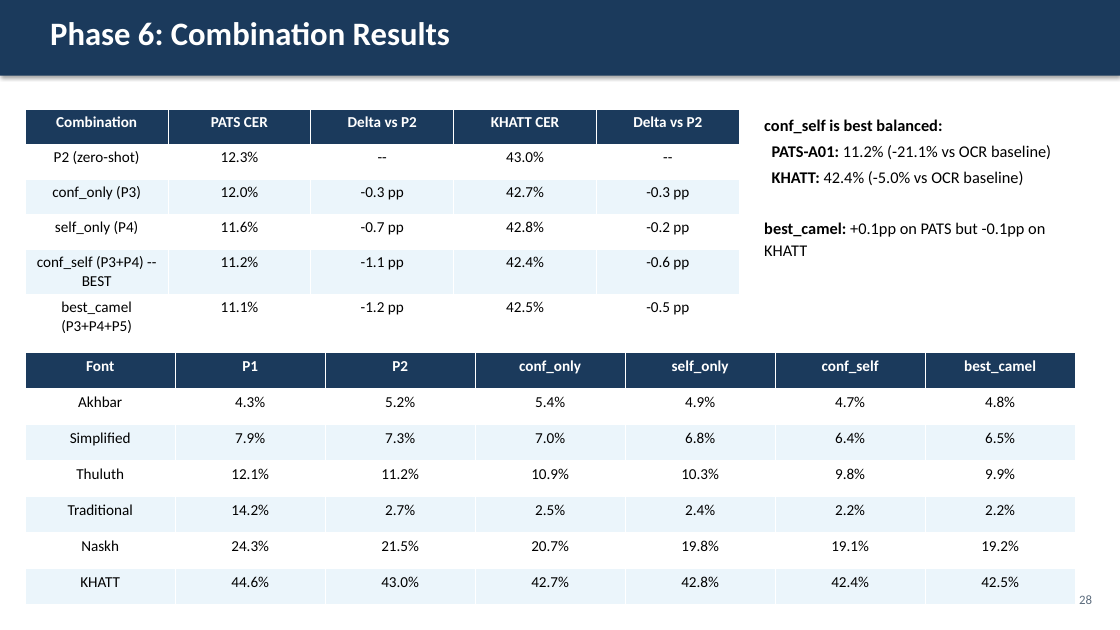
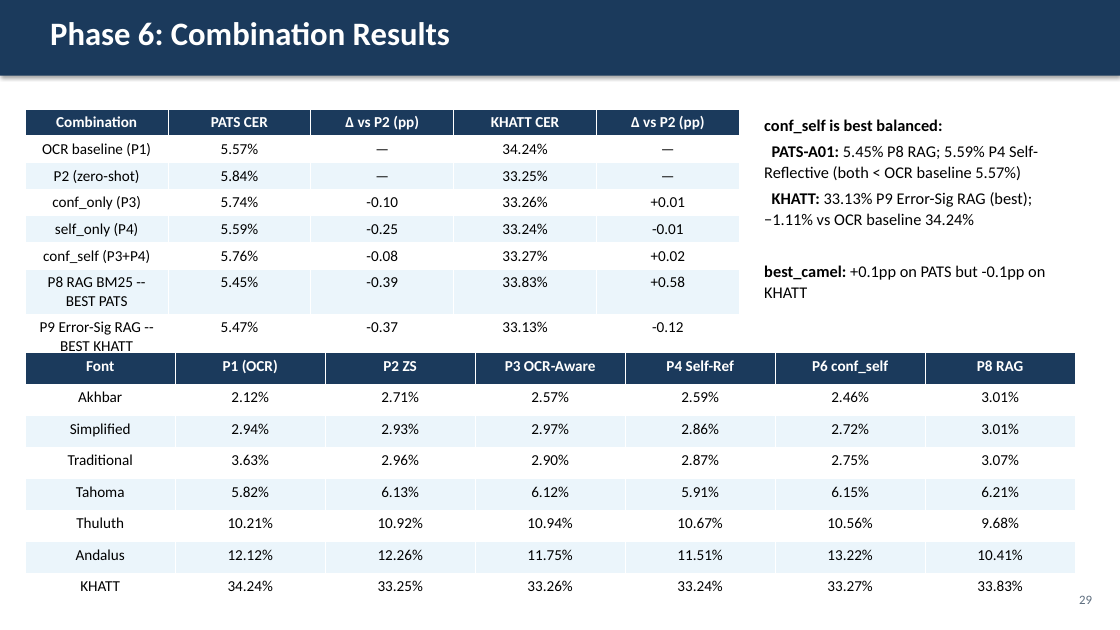
Before and after one commit to Mohamedsabry109/Arabic-Post-OCR-Correction, a slide deck: slide 29 of publication/thesis/defense_presentation.pptx (slide 28 before the commit). Drawn at 1120x630 pixels with LibreOffice and Linux fonts; fonts in the diff are those of the drawing. Boxes give left, top, right and bottom in pixels: in the first picture for what was removed or moved away, otherwise in the second. Text is boxed around its words. In the diff, an @@ line names an element or a change of style, - is before the commit and + after.

```diff
--- a/publication/thesis/defense_presentation.pptx
+++ b/publication/thesis/defense_presentation.pptx
@@ table at [25,109,739,360] @@
-row 1: Combination | PATS CER | Delta vs P2 | KHATT CER | Delta vs P2
-row 2: P2 (zero-shot) | 12.3% | -- | 43.0% | --
-row 3: conf_only (P3) | 12.0% | -0.3 pp | 42.7% | -0.3 pp
-row 4: self_only (P4) | 11.6% | -0.7 pp | 42.8% | -0.2 pp
-row 5: conf_self (P3+P4) -- BEST | 11.2% | -1.1 pp | 42.4% | -0.6 pp
-row 6: best_camel (P3+P4+P5) | 11.1% | -1.2 pp | 42.5% | -0.5 pp
+row 1: Combination | PATS CER | Δ vs P2 (pp) | KHATT CER | Δ vs P2 (pp)
+row 2: OCR baseline (P1) | 5.57% | — | 34.24% | —
+row 3: P2 (zero-shot) | 5.84% | — | 33.25% | —
+row 4: conf_only (P3) | 5.74% | -0.10 | 33.26% | +0.01
+row 5: self_only (P4) | 5.59% | -0.25 | 33.24% | -0.01
+row 6: conf_self (P3+P4) | 5.76% | -0.08 | 33.27% | +0.02
+row 7: P8 RAG BM25 -- BEST PATS | 5.45% | -0.39 | 33.83% | +0.58
+row 8: P9 Error-Sig RAG -- BEST KHATT | 5.47% | -0.37 | 33.13% | -0.12
@@ text at [764,145,1038,225]: text changed @@
-PATS-A01: 11.2% (-21.1% vs OCR baseline)
-KHATT: 42.4% (-5.0% vs OCR baseline)
+PATS-A01: 5.45% P8 RAG; 5.59% P4 Self-Reflective (both < OCR baseline 5.57%)
+KHATT: 33.13% P9 Error-Sig RAG (best); −1.11% vs OCR baseline 34.24%
@@ table at [25,353,1078,605] @@
-row 1: Font | P1 | P2 | conf_only | self_only | conf_self | best_camel
-row 2: Akhbar | 4.3% | 5.2% | 5.4% | 4.9% | 4.7% | 4.8%
-row 3: Simplified | 7.9% | 7.3% | 7.0% | 6.8% | 6.4% | 6.5%
-row 4: Thuluth | 12.1% | 11.2% | 10.9% | 10.3% | 9.8% | 9.9%
-row 5: Traditional | 14.2% | 2.7% | 2.5% | 2.4% | 2.2% | 2.2%
-row 6: Naskh | 24.3% | 21.5% | 20.7% | 19.8% | 19.1% | 19.2%
-row 7: KHATT | 44.6% | 43.0% | 42.7% | 42.8% | 42.4% | 42.5%
+row 1: Font | P1 (OCR) | P2 ZS | P3 OCR-Aware | P4 Self-Ref | P6 conf_self | P8 RAG
+row 2: Akhbar | 2.12% | 2.71% | 2.57% | 2.59% | 2.46% | 3.01%
+row 3: Simplified | 2.94% | 2.93% | 2.97% | 2.86% | 2.72% | 3.01%
+row 4: Traditional | 3.63% | 2.96% | 2.90% | 2.87% | 2.75% | 3.07%
+row 5: Tahoma | 5.82% | 6.13% | 6.12% | 5.91% | 6.15% | 6.21%
+row 6: Thuluth | 10.21% | 10.92% | 10.94% | 10.67% | 10.56% | 9.68%
+row 7: Andalus | 12.12% | 12.26% | 11.75% | 11.51% | 13.22% | 10.41%
+row 8: KHATT | 34.24% | 33.25% | 33.26% | 33.24% | 33.27% | 33.83%
@@ text at [1079,595,1092,604]: text changed @@
-28
+29
```
Also in this commit, not shown: 21 other slides changed, 12 slides added, 2 slides removed, 32 other files.
